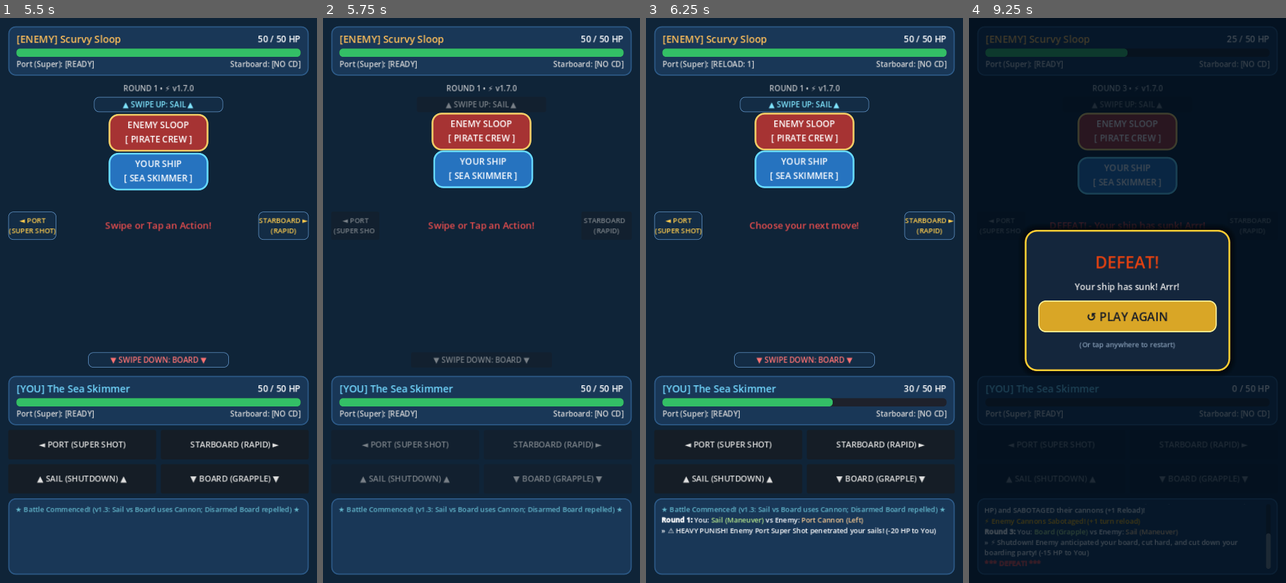
Above: before the commit, frames 1-4 (left to right).
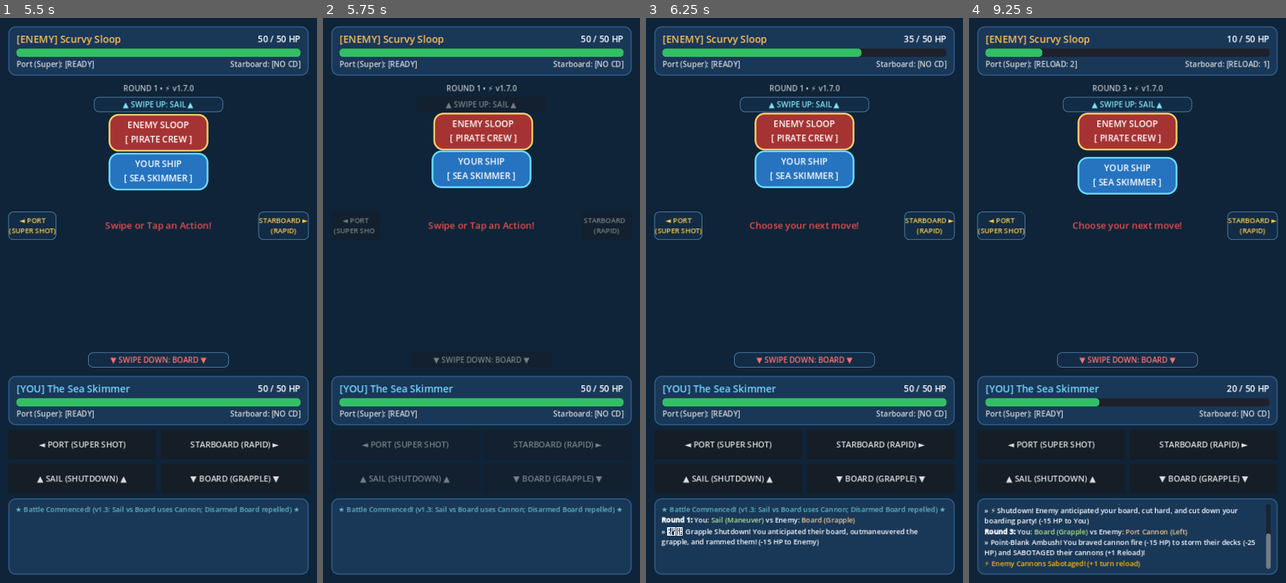
Above: after the commit, the same moments.

Repository: ajknox-agent/rogue-swipe
Game: Godot game, scene res://scenes/battle.tscn
Two runs of this game, one before a commit and one after it. Both use one fixed random seed, a clock stepped at 60 frames per second and the inputs below.
Inputs (mouse positions are in pixels of both pictures, inside the frame that each line leads up to):
- Up to frame 1 (5.5 s): tap Enter at 0.5 s; drag from (158, 300) to (190, 176) at 0.52 s; drag from (95, 328) to (142, 413) at 1.27 s; move the mouse to (190, 176) at 2.02 s; hold D 2.03-2.75 s; click (190, 176) at 2.17 s; drag from (142, 413) to (63, 215) at 2.77 s; move the mouse to (253, 385) at 3.52 s; hold A 3.53-4.25 s; click (253, 385) at 3.67 s; click "↺ PLAY AGAIN" at 4.25 s; drag from (63, 215) to (110, 159) at 5.02 s
- Up to frame 2 (5.75 s): no input
- Up to frame 3 (6.25 s): move the mouse to (820, 300) at 5.77 s; hold S from 5.78 s (still down); click (820, 300) at 5.92 s
- Up to frame 4 (9.25 s): release S at 6.5 s; drag from (1079, 159) to (1064, 328) at 6.52 s; move the mouse to (1197, 272) at 7.27 s; hold W 7.28-8 s; click (1197, 272) at 7.42 s; drag from (1064, 328) to (1111, 413) at 8.02 s; move the mouse to (1159, 176) at 8.77 s; hold S from 8.78 s (still down); click (1159, 176) at 8.92 s

Frame 1 is identical in both runs. In frame 2, 1.1% of the frame differs, in the area x 34-67%, y 16-31%; in frame 3, 2.2%; in frame 4, 43%, in the area x 2-98%, y 1-99%.

Commit message:
feat: game-theoretic optimal AI with adaptive player exploitation

Diff:
--- a/scripts/battle_manager.gd
+++ b/scripts/battle_manager.gd
@@ -17,6 +17,7 @@
 
 var player_ship
 var enemy_ship
+var player_action_history: Array[CombatResolver.Action] = []
 
 # Node references (connected in scene)
 @onready var swipe_detector = $SwipeDetector
@@ -133,6 +134,7 @@
 func start_new_battle() -> void:
 	fetch_remote_config()
 	round_number = 1
+	player_action_history.clear()
 	player_ship.reset()
 	enemy_ship.reset()
 	current_state = State.PLAYER_TURN
@@ -173,6 +175,7 @@
 
 	# Choose Enemy AI Action
 	var enemy_action = _choose_enemy_action()
+	player_action_history.append(player_action)
 
 	# Check cannon readiness BEFORE moves consume/trigger reload
 	var player_had_cannon = player_ship.has_ready_cannon()
@@ -199,21 +202,111 @@
 	_animate_combat(player_action, enemy_action, result)
 
 func _choose_enemy_action() -> CombatResolver.Action:
-	var valid_actions: Array[CombatResolver.Action] = []
-	if enemy_ship.is_action_available(CombatResolver.Action.CANNON_PORT):
-		valid_actions.append(CombatResolver.Action.CANNON_PORT)
-	if enemy_ship.is_action_available(CombatResolver.Action.CANNON_STARBOARD):
-		valid_actions.append(CombatResolver.Action.CANNON_STARBOARD)
-	if enemy_ship.is_action_available(CombatResolver.Action.SAIL):
-		valid_actions.append(CombatResolver.Action.SAIL)
-	if enemy_ship.is_action_available(CombatResolver.Action.BOARD):
-		valid_actions.append(CombatResolver.Action.BOARD)
-
-	# If Port Super Shot is ready, smart chance to fire it!
-	if enemy_ship.is_action_available(CombatResolver.Action.CANNON_PORT) and randf() < 0.45:
-		return CombatResolver.Action.CANNON_PORT
-
-	return valid_actions.pick_random()
+	var e_port = enemy_ship.is_action_available(CombatResolver.Action.CANNON_PORT)
+	var p_port = player_ship.is_action_available(CombatResolver.Action.CANNON_PORT)
+
+	# 1. Base Game-Theoretic Nash Equilibrium
+	# Actions: 0: CANNON_PORT, 1: CANNON_STARBOARD, 2: SAIL, 3: BOARD
+	var weights: Array[float] = [0.0, 0.0, 0.0, 0.0]
+	if e_port:
+		if p_port:
+			weights = [0.333, 0.0, 0.242, 0.425]
+		else:
+			weights = [0.333, 0.0, 0.313, 0.354]
+	else:
+		if p_port:
+			weights = [0.0, 0.442, 0.252, 0.306]
+		else:
+			weights = [0.0, 0.455, 0.303, 0.242]
+
+	# 2. Adaptive Exploitation (Empirical Best Response against player tendencies)
+	if player_action_history.size() >= 2:
+		var window_size = mini(6, player_action_history.size())
+		var recent_actions = player_action_history.slice(player_action_history.size() - window_size)
+
+		var p_port_freq: float = 0.0
+		var p_starboard_freq: float = 0.0
+		var p_sail_freq: float = 0.0
+		var p_board_freq: float = 0.0
+		for act in recent_actions:
+			match act:
+				CombatResolver.Action.CANNON_PORT: p_port_freq += 1.0
+				CombatResolver.Action.CANNON_STARBOARD: p_starboard_freq += 1.0
+				CombatResolver.Action.SAIL: p_sail_freq += 1.0
+				CombatResolver.Action.BOARD: p_board_freq += 1.0
+		p_port_freq /= window_size
+		p_starboard_freq /= window_size
+		p_sail_freq /= window_size
+		p_board_freq /= window_size
+		var p_cannon_freq = p_port_freq + p_starboard_freq
+
+		# Expected value calculations based on actual damage payoffs
+		var ev_port = 0.0 * p_cannon_freq + float(config.port_super_shot_damage) * p_sail_freq - float(config.board_crit_damage - config.cannon_damage) * p_board_freq
+		var ev_starboard = 0.0 * p_cannon_freq + float(config.cannon_vs_sail_damage) * p_sail_freq - float(config.board_crit_damage - config.cannon_damage) * p_board_freq
+		var ev_sail = (-float(config.port_super_shot_damage) * p_port_freq - float(config.cannon_vs_sail_damage) * p_starboard_freq) + float(config.sail_ram_damage) * p_board_freq
+		var ev_board = float(config.board_crit_damage - config.cannon_damage) * p_cannon_freq - float(config.sail_ram_damage) * p_sail_freq
+
+		var best_action = -1
+		var best_ev = -9999.0
+		if e_port and ev_port > best_ev:
+			best_ev = ev_port
+			best_action = 0
+		if enemy_ship.is_action_available(CombatResolver.Action.CANNON_STARBOARD) and ev_starboard > best_ev:
+			best_ev = ev_starboard
+			best_action = 1
+		if enemy_ship.is_action_available(CombatResolver.Action.SAIL) and ev_sail > best_ev:
+			best_ev = ev_sail
+			best_action = 2
+		if enemy_ship.is_action_available(CombatResolver.Action.BOARD) and ev_board > best_ev:
+			best_ev = ev_board
+			best_action = 3
+
+		var agg = clampf(config.enemy_ai_aggression, 0.0, 1.0)
+		for i in range(4):
+			weights[i] = weights[i] * (1.0 - agg * 0.7)
+		if best_action != -1:
+			weights[best_action] += agg * 0.7
+
+	# 3. Lethal & Endgame Awareness
+	if player_ship.hp <= config.cannon_vs_sail_damage:
+		# Guaranteed kill or chip with cannons
+		if e_port:
+			weights[0] += 0.4
+		else:
+			weights[1] += 0.4
+	elif player_ship.hp <= config.sail_ram_damage:
+		# If player has boarded recently and is at lethal HP, Sail completely finishes them
+		if player_action_history.size() > 0 and player_action_history[-1] == CombatResolver.Action.BOARD:
+			weights[2] += 0.5
+
+	# 4. Zero out unavailable actions
+	if not e_port:
+		weights[0] = 0.0
+	if not enemy_ship.is_action_available(CombatResolver.Action.CANNON_STARBOARD):
+		weights[1] = 0.0
+	if not enemy_ship.is_action_available(CombatResolver.Action.SAIL):
+		weights[2] = 0.0
+	if not enemy_ship.is_action_available(CombatResolver.Action.BOARD):
+		weights[3] = 0.0
+
+	var total_weight = weights[0] + weights[1] + weights[2] + weights[3]
+	if total_weight <= 0.001:
+		return CombatResolver.Action.CANNON_STARBOARD
+
+	var r = randf() * total_weight
+	var cumulative = 0.0
+	var actions = [
+		CombatResolver.Action.CANNON_PORT,
+		CombatResolver.Action.CANNON_STARBOARD,
+		CombatResolver.Action.SAIL,
+		CombatResolver.Action.BOARD
+	]
+	for i in range(4):
+		cumulative += weights[i]
+		if r <= cumulative:
+			return actions[i]
+
+	return CombatResolver.Action.CANNON_STARBOARD
 
 func _animate_combat(p_act: CombatResolver.Action, e_act: CombatResolver.Action, result: CombatResolver.CombatResult) -> void:
 	var tween = create_tween().set_parallel(false)
